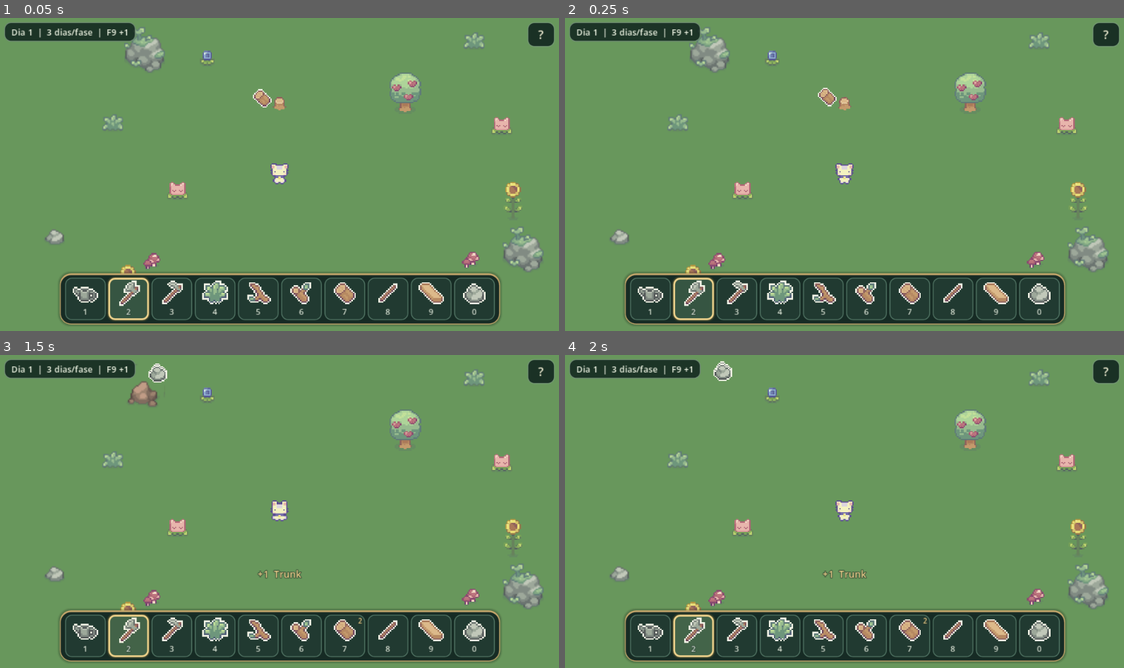
Above: before the commit, frames 1-4 (two rows, left to right).
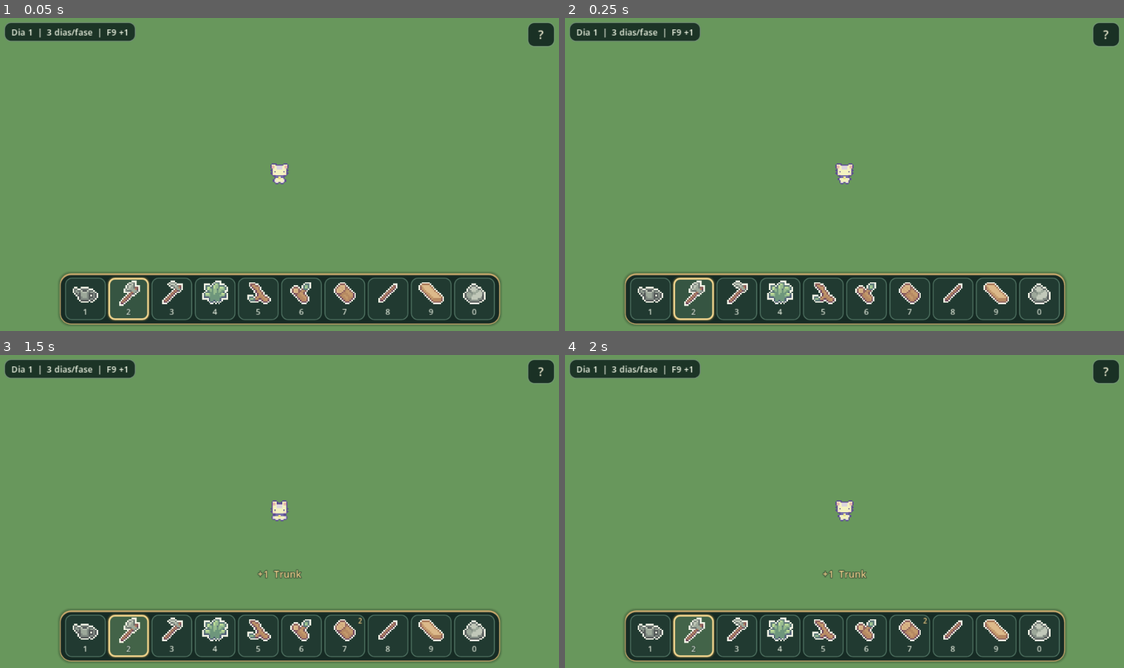
Above: after the commit, the same moments.

Repository: HelioConde/Slime-Harvest
Game: Godot game, scene res://tests/ResourceGameplayTest.tscn
Two runs of this game, one before a commit and one after it. Both use one fixed random seed, a clock stepped at 60 frames per second and the inputs below. This scene is started directly instead of the project's main scene.
Inputs (mouse positions are in pixels of both pictures, inside the frame that each line leads up to):
- Up to frame 1 (0.05 s): no input
- Up to frame 2 (0.25 s): no input
- Up to frame 3 (1.5 s): click (83, 636) at 0.5 s; click (128, 636) at 1.25 s
- Up to frame 4 (2 s): no input

The runs differ from the first frame. In frame 1, 3.1% of the frame differs, in the area x 8-98%, y 3-82%; in frame 2, 3.1%; in frame 3, 2.7%; in frame 4, 2.4%.

Commit message:
feat(godot): drop flowers and mushrooms then magnetically collect nearby resources

Diff:
--- a/scripts/farming/plant_growth.gd
+++ b/scripts/farming/plant_growth.gd
@@ -125,7 +125,10 @@
 func pick_by_click(_player: Node = null) -> bool:
     if not can_pick():
         return false
-    if not ResourceBag.collect_plant(_pickup_key, _collectible_item, persist_pickup):
+    if not ResourceBag.drop_plant(
+        _pickup_key, _collectible_item, get_parent(), global_position,
+        persist_pickup, scene_file_path, sprite.animation
+    ):
         return false
     _picked_up = true
     queue_free()
--- a/scripts/items/resource_bag.gd
+++ b/scripts/items/resource_bag.gd
@@ -28,7 +28,14 @@
 		var record: Dictionary = _drops[drop_key]
 		if str(record.get("scene", "")) != scene.scene_file_path:
 			continue
-		_make_drop(scene, Vector2(float(record.get("x", 0.0)), float(record.get("y", 0.0))), StringName(str(record.get("item", "trunk"))), str(drop_key), true)
+		_make_drop(
+			scene,
+			Vector2(float(record.get("x", 0.0)), float(record.get("y", 0.0))),
+			StringName(str(record.get("item", "trunk"))),
+			str(drop_key), true,
+			str(record.get("art_scene", "")),
+			StringName(str(record.get("art_animation", "")))
+		)
 
 
 func get_count(item_id: StringName) -> int:
@@ -45,7 +52,11 @@
 	item_collected.emit(item_id, amount)
 
 
-func spawn_drop(parent: Node, position_world: Vector2, item_id: StringName, source_key: String, persistent: bool = true) -> void:
+func spawn_drop(
+	parent: Node, position_world: Vector2, item_id: StringName,
+	source_key: String, persistent: bool = true,
+	art_scene: String = "", art_animation: StringName = &""
+) -> void:
 	if parent == null:
 		return
 	if persistent:
@@ -53,18 +64,28 @@
 			return
 		var scene: Node = get_tree().current_scene
 		var scene_path: String = scene.scene_file_path if scene != null else ""
-		_drops[source_key] = {"scene": scene_path, "item": String(item_id), "x": position_world.x, "y": position_world.y}
+		_drops[source_key] = {
+			"scene": scene_path,
+			"item": String(item_id),
+			"x": position_world.x, "y": position_world.y,
+			"art_scene": art_scene, "art_animation": String(art_animation)
+		}
 		_save_state()
-	_make_drop(parent, position_world, item_id, source_key, persistent)
+	_make_drop(parent, position_world, item_id, source_key, persistent, art_scene, art_animation)
 
 
-func _make_drop(parent: Node, position_world: Vector2, item_id: StringName, source_key: String, persistent: bool) -> void:
+func _make_drop(
+	parent: Node, position_world: Vector2, item_id: StringName, source_key: String,
+	persistent: bool, art_scene: String = "", art_animation: StringName = &""
+) -> void:
 	var drop: Node2D = DROP_SCENE.instantiate() as Node2D
 	if drop == null:
 		return
 	drop.set("item_id", item_id)
 	drop.set("source_key", source_key)
 	drop.set("persist_drop", persistent)
+	drop.set("art_scene", art_scene)
+	drop.set("art_animation", art_animation)
 	parent.add_child(drop)
 	drop.global_position = position_world
 	drop.z_index = 11
@@ -84,12 +105,22 @@
 	return bool(_picked_plants.get(plant_key, false))
 
 
-func collect_plant(plant_key: String, item_id: StringName, persistent: bool) -> bool:
+func drop_plant(
+	plant_key: String, item_id: StringName, parent: Node,
+	position_world: Vector2, persistent: bool,
+	art_scene: String = "", art_animation: StringName = &""
+) -> bool:
+	# Clicar transforma a planta em um drop no chao. Nunca creditar o inventario aqui.
+	if parent == null:
+		return false
+	var drop_key: String = plant_key + ":plant_drop"
 	if persistent:
-		if is_plant_collected(plant_key):
+		if is_plant_collected(plant_key) or _claimed.has(drop_key) or _drops.has(drop_key):
 			return false
 		_picked_plants[plant_key] = true
-	add_item(item_id, 1)
+	spawn_drop(parent, position_world, item_id, drop_key, persistent, art_scene, art_animation)
+	if persistent:
+		_save_state()
 	return true
 
 
--- a/scripts/items/resource_drop.gd
+++ b/scripts/items/resource_drop.gd
@@ -1,15 +1,23 @@
 extends Node2D
-## Recurso no chao: clique ou chegue perto para recolher uma unidade.
+## Drop fisico: fica no chao, depois e atraido e coletado pelo jogador proximo.
 
 @export var item_id: StringName = &"trunk"
 @export var source_key: String = ""
 @export var persist_drop: bool = true
+@export var art_scene: String = ""
+@export var art_animation: StringName = &""
+
+@export_range(16.0, 192.0, 1.0) var magnet_radius: float = 72.0
+@export_range(4.0, 32.0, 1.0) var pickup_radius: float = 12.0
+@export_range(30.0, 480.0, 1.0) var magnet_speed: float = 185.0
+@export_range(0.0, 2.0, 0.05) var pickup_delay: float = 0.30
 
 const ICONS: Texture2D = preload("res://assets/Objects/Items/tools-n-meterial-items.png")
 const ICON_INDEX := {"trunk": 6, "large_stone": 9, "wood": 5, "twigs": 7, "plank": 8}
 
 var _sprite: Sprite2D
 var _picked := false
+var _age: float = 0.0
 
 
 func _ready() -> void:
@@ -18,17 +26,80 @@
 	_sprite.name = "DropIcon"
 	_sprite.position = Vector2(0, -7)
 	_sprite.texture_filter = CanvasItem.TEXTURE_FILTER_NEAREST
+	_sprite.texture = _get_visual_texture()
+	add_child(_sprite)
+	var bob := create_tween()
+	bob.set_loops()
+	bob.tween_property(_sprite, "position:y", -10.0, 0.55).set_trans(Tween.TRANS_SINE)
+	bob.tween_property(_sprite, "position:y", -7.0, 0.55).set_trans(Tween.TRANS_SINE)
+
+
+func _physics_process(delta: float) -> void:
+	if _picked:
+		return
+	_age += delta
+	if _age < pickup_delay:
+		return
+	var closest: Node2D = null
+	var distance: float = magnet_radius
+	for candidate in get_tree().get_nodes_in_group("resource_collectors"):
+		var player := candidate as Node2D
+		if player == null or not is_instance_valid(player):
+			continue
+		var measured: float = global_position.distance_to(player.global_position)
+		if measured < distance:
+			closest = player
+			distance = measured
+	if closest == null:
+		return
+	if distance <= pickup_radius:
+		pickup(closest)
+		return
+	var target: Vector2 = closest.global_position + Vector2(0, -4)
+	var proximity: float = 1.0 - distance / magnet_radius
+	var speed: float = magnet_speed * (0.55 + proximity)
+	global_position = global_position.move_toward(target, speed * delta)
+	if global_position.distance_to(closest.global_position) <= pickup_radius:
+		pickup(closest)
+
+
+func _get_visual_texture() -> Texture2D:
+	# Flores/cogumelos devem mostrar a propria arte, inclusive apos carregar um save.
+	var scene_path: String = art_scene
+	if scene_path.is_empty():
+		var id: String = String(item_id)
+		if id.begins_with("flower_"):
+			scene_path = "res://scenes/objects/flowers/" + id + ".tscn"
+		elif id.begins_with("mushroom_"):
+			scene_path = "res://scenes/objects/mushrooms/" + id + ".tscn"
+	if not scene_path.is_empty() and ResourceLoader.exists(scene_path):
+		var packed := load(scene_path) as PackedScene
+		if packed != null:
+			var preview: Node = packed.instantiate()
+			var animated: AnimatedSprite2D = preview.get_node_or_null("AnimatedSprite2D") as AnimatedSprite2D
+			if animated != null and animated.sprite_frames != null:
+				var frames: SpriteFrames = animated.sprite_frames
+				var selected: StringName = art_animation
+				if selected == &"" or not frames.has_animation(selected):
+					var highest: int = 0
+					for name in frames.get_animation_names():
+						var label: String = String(name)
+						if label.begins_with("level") and label.trim_prefix("level").is_valid_int():
+							var number: int = label.trim_prefix("level").to_int()
+							if number > highest:
+								highest = number
+								selected = name
+				if frames.has_animation(selected) and frames.get_frame_count(selected) > 0:
+					var graphic: Texture2D = frames.get_frame_texture(selected, 0)
+					preview.free()
+					return graphic
+			preview.free()
 	var atlas := AtlasTexture.new()
 	atlas.atlas = ICONS
 	var index: int = int(ICON_INDEX.get(String(item_id), 9))
 	atlas.region = Rect2((index % 4) * 16, (index / 4) * 16, 16, 16)
 	atlas.filter_clip = true
-	_sprite.texture = atlas
-	add_child(_sprite)
-	var tween := create_tween()
-	tween.set_loops()
-	tween.tween_property(_sprite, "position:y", -10.0, 0.55).set_trans(Tween.TRANS_SINE)
-	tween.tween_property(_sprite, "position:y", -7.0, 0.55).set_trans(Tween.TRANS_SINE)
+	return atlas
 
 
 func contains_click(world_point: Vector2) -> bool:
--- a/scripts/player/player.gd
+++ b/scripts/player/player.gd
@@ -32,6 +32,7 @@
 		push_error("Player: mantenha AnimatedSprite2D como filho direto.")
 		set_physics_process(false)
 		return
+	add_to_group("resource_collectors")
 	animation.animation_finished.connect(_on_action_animation_finished)
 	_equipment = INVENTORY_SCRIPT.new()
 	_equipment.name = "ToolInventory"
--- a/tests/resource_gameplay_test.gd
+++ b/tests/resource_gameplay_test.gd
@@ -23,6 +23,9 @@
 	await get_tree().process_frame
 
 	var player: CharacterBody2D = demo.get_node("Player") as CharacterBody2D
+	# Manter o jogador distante enquanto testamos drops de arvore e pedra,
+	# para que o magnetismo nao recolha itens antes das verificacoes.
+	player.global_position = Vector2(-500, -500)
 	var tree: Node = demo.get_node("Tree")
 	if not _check(player != null and tree != null, "player and tree exist"):
 		get_tree().quit(1)
@@ -107,25 +110,50 @@
 		return
 
 	var flower: Node2D = demo.get_node("Scenery/FlowerPinkWest") as Node2D
-	player.global_position = flower.global_position + Vector2(0, 14)
+	var flower_position: Vector2 = flower.global_position
+	player.global_position = flower_position + Vector2(0, 14)
 	player.call("_on_hotbar_selection", &"watering_can")
 	var before_flower: int = ResourceBag.get_count(&"flower_pink")
-	if not _check(bool(player.call("_try_collect_click", flower.global_position)), "flower collected while watering can is equipped"):
+	if not _check(bool(player.call("_try_collect_click", flower_position)), "flower click with watering can drops item"):
 		get_tree().quit(1)
 		return
+	# Provar que clicar nao adicionou a flor diretamente no inventario.
+	player.global_position = flower_position + Vector2(200, 0)
 	await get_tree().process_frame
-	if not _check(ResourceBag.get_count(&"flower_pink") == before_flower + 1, "flower enters inventory"):
+	if not _check(ResourceBag.get_count(&"flower_pink") == before_flower, "flower click does not auto-credit bag"):
+		get_tree().quit(1)
+		return
+	var flower_drop: Node2D = null
+	for candidate in get_tree().get_nodes_in_group("world_drops"):
+		if candidate.get("item_id") == &"flower_pink":
+			flower_drop = candidate as Node2D
+			break
+	if not _check(flower_drop != null and flower_drop.get_node("DropIcon").texture != null, "flower sprite drop exists in world"):
+		get_tree().quit(1)
+		return
+	await get_tree().create_timer(0.45).timeout
+	if not _check(ResourceBag.get_count(&"flower_pink") == before_flower, "magnet does not collect outside range"):
+		get_tree().quit(1)
+		return
+	player.global_position = flower_position + Vector2(0, 25)
+	await get_tree().create_timer(1.0).timeout
+	if not _check(ResourceBag.get_count(&"flower_pink") == before_flower + 1, "nearby flower drop magnetically collected"):
 		get_tree().quit(1)
 		return
 
 	var mushroom: Node2D = demo.get_node("Scenery/MushroomWest") as Node2D
-	player.global_position = mushroom.global_position + Vector2(0, 14)
+	var mushroom_position: Vector2 = mushroom.global_position
+	player.global_position = mushroom_position + Vector2(0, 14)
 	player.call("_on_hotbar_selection", &"axe")
 	var before_mushroom: int = ResourceBag.get_count(&"mushroom_red")
-	if not _check(bool(player.call("_try_collect_click", mushroom.global_position)), "mushroom collected while axe equipped"):
+	if not _check(bool(player.call("_try_collect_click", mushroom_position)), "mushroom click while axe equipped drops item"):
 		get_tree().quit(1)
 		return
-	if not _check(ResourceBag.get_count(&"mushroom_red") == before_mushroom + 1, "mushroom enters inventory"):
+	if not _check(ResourceBag.get_count(&"mushroom_red") == before_mushroom, "mushroom remains outside bag until pickup"):
+		get_tree().quit(1)
+		return
+	await get_tree().create_timer(1.0).timeout
+	if not _check(ResourceBag.get_count(&"mushroom_red") == before_mushroom + 1, "mushroom drawn into bag by magnet"):
 		get_tree().quit(1)
 		return
 	print("PASS: all resource gameplay tests completed.")
Not shown, changed: docs/tool_inventory.md
